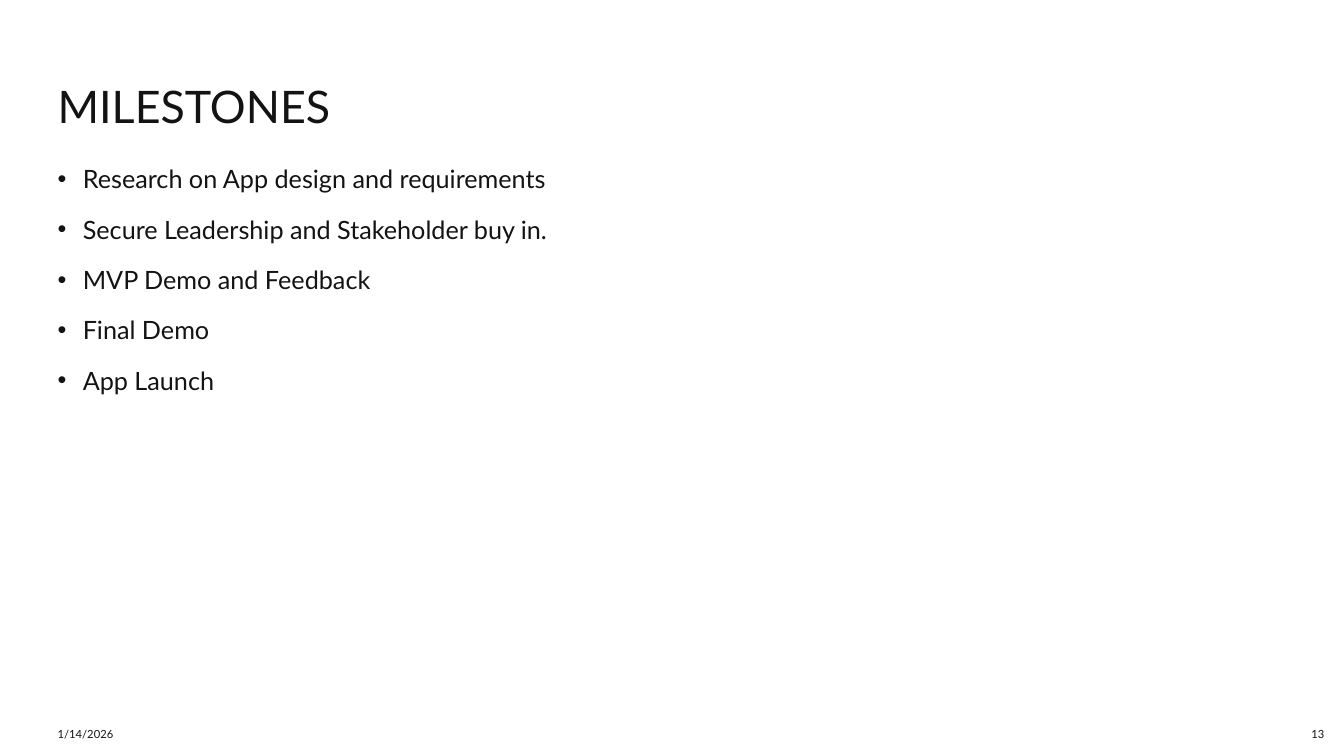
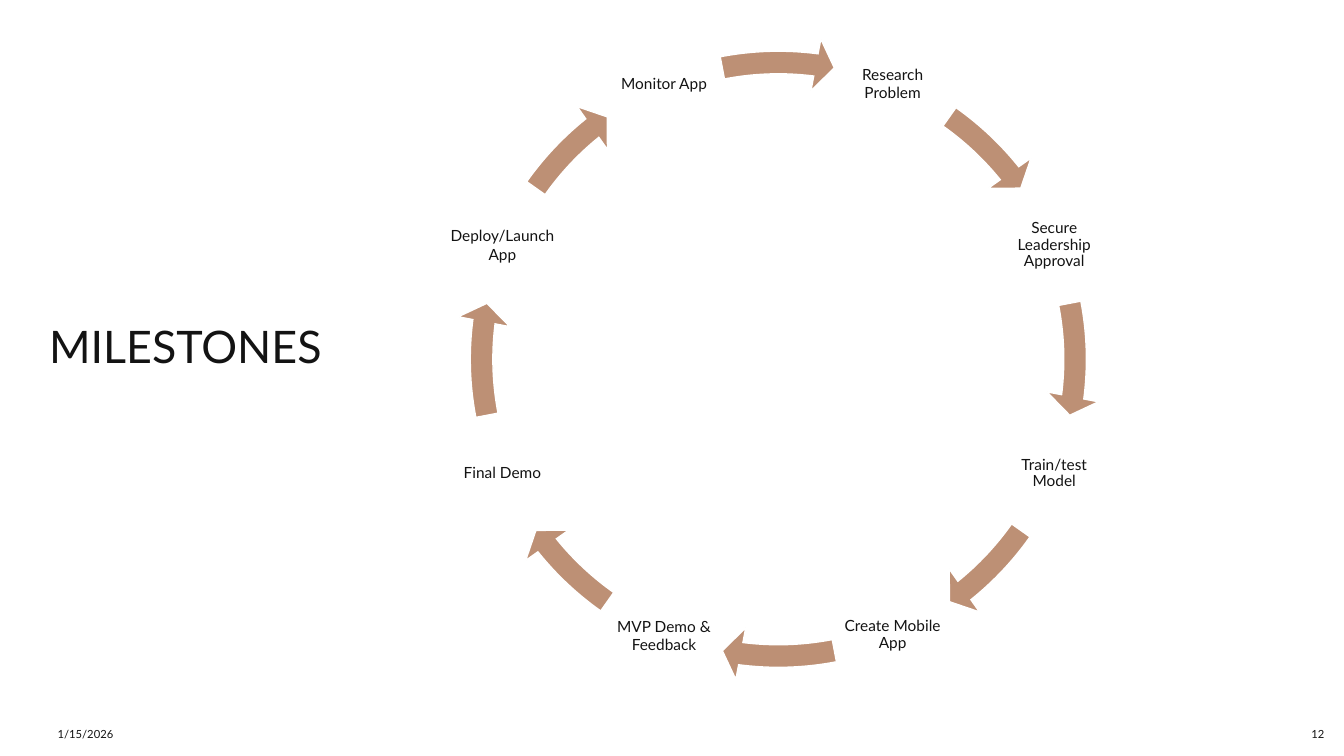
Before and after one commit to pajeeokoth/fashion-insta, a slide deck: slide 12 of Fashion-insta.pptx (slide 13 before the commit). Drawn at 1344x756 pixels with LibreOffice and Linux fonts; fonts in the diff are those of the drawing. Boxes give left, top, right and bottom in pixels: in the first picture for what was removed or moved away, otherwise in the second. Text is boxed around its words. In the diff, an @@ line names an element or a change of style, - is before the commit and + after.

Commit message:
finalized presentation

```diff
--- a/Fashion-insta.pptx
+++ b/Fashion-insta.pptx
@@ group added at [451, 36, 1102, 683]: 8 texts, 8 circular arrows @@
+Research Problem
+Secure Leadership Approval
+Train/test Model
+Create Mobile App
+MVP Demo & Feedback
+Final Demo
+Deploy/Launch App
+Monitor App
@@ text removed at [83, 169, 547, 394] @@
-• Research on App design and requirements
-• Secure Leadership and Stakeholder buy in.
-• MVP Demo and Feedback
-• Final Demo
-• App Launch
@@ title "MILESTONES": place and size @@
-title "MILESTONES" at [58, 90, 331, 124]
+title "MILESTONES" at [49, 330, 322, 364]
@@ text at [58, 730, 114, 739]: text changed @@
-1/14/2026
+1/15/2026
@@ page number at [1311, 730, 1324, 738]: text changed @@
-13
+12
```
Also in this commit, not shown: 18 other slides changed, 4 slides added, 6 slides removed, 1 other file.
